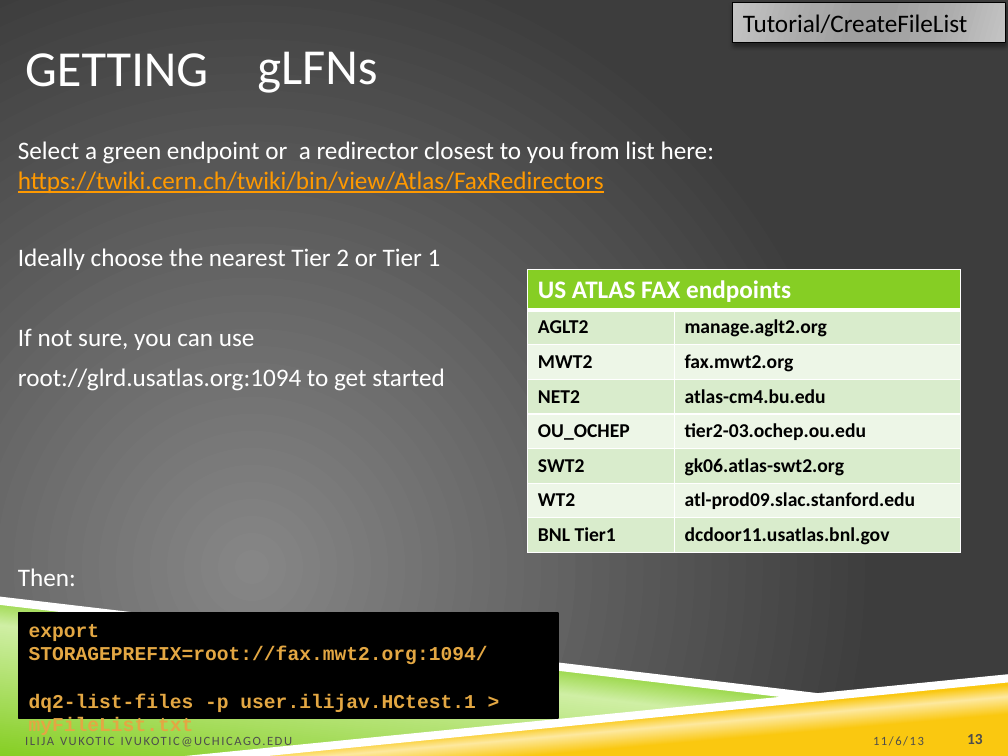
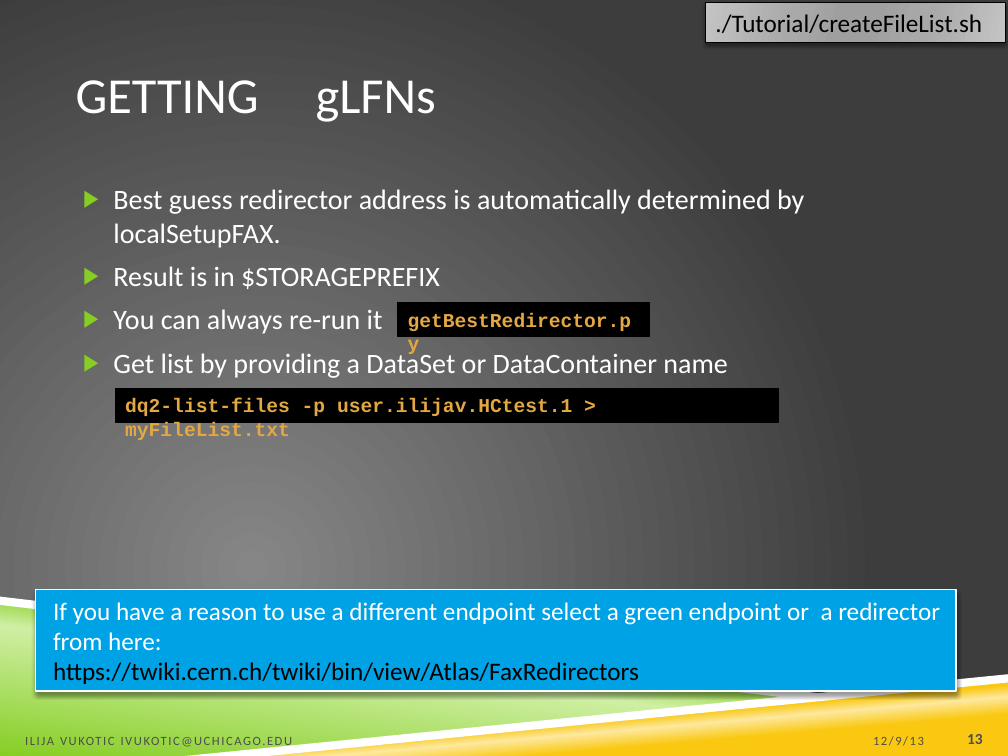
Before and after one commit to ivukotic/FAX, a slide deck: slide 13 of Tutorial/Tutorial.pptx. Drawn at 1008x756 pixels with LibreOffice and Linux fonts; fonts in the diff are those of the drawing; background and template pictures are left out. Boxes give left, top, right and bottom in pixels: in the first picture for what was removed or moved away, otherwise in the second. Text is boxed around its words. In the diff, an @@ line names an element or a change of style, - is before the commit and + after.

Commit message:
update pptx

```diff
--- a/Tutorial/Tutorial.pptx
+++ b/Tutorial/Tutorial.pptx
@@ rectangle "./Tutorial/createFileList.sh": place and size @@
-rectangle "./Tutorial/createFileList.sh" at (733, 2, 1005, 42)
+rectangle "./Tutorial/createFileList.sh" at (706, 2, 1005, 42)
@@ text in rectangle at (715, 14, 982, 33): text changed @@
-Tutorial/CreateFileList
+./Tutorial/createFileList.sh
@@ title "GETTING": place and size @@
-title "GETTING" at (25, 53, 208, 87)
+title "GETTING" at (76, 80, 259, 114)
@@ text "gLFNs": place and size @@
-text "gLFNs" at (257, 51, 377, 93)
+text "gLFNs" at (316, 80, 436, 122)
@@ text removed at (18, 141, 714, 586) @@
-Select a green endpoint or a redirector closest to you from list here: https://twiki.cern.ch/twiki/bin/view/Atlas/FaxRedirectors
-Ideally choose the nearest Tier 2 or Tier 1
-If not sure, you can use
-root://glrd.usatlas.org:1094 to get started
-Then:
@@ text added at (113, 189, 804, 378), 20 pt, text #FFFFFF @@
+▶ Best guess redirector address is automatically determined by localSetupFAX.
+▶ Result is in $STORAGEPREFIX
+▶ You can always re-run it
+▶ Get list by providing a DataSet or DataContainer name
@@ table removed at (528, 270, 961, 552), 8 rows, 2 columns @@
-US ATLAS FAX endpoints | 
-AGLT2 | manage.aglt2.org
-MWT2 | fax.mwt2.org
-NET2 | atlas-cm4.bu.edu
-OU_OCHEP | tier2-03.ochep.ou.edu
-SWT2 | gk06.atlas-swt2.org
-WT2 | atl-prod09.slac.stanford.edu
-BNL Tier1 | dcdoor11.usatlas.bnl.gov
@@ rectangle added at (398, 302, 649, 337), fill #000000, outline #000000 1 pt, 14 pt, text #E3A743, bold @@
+getBestRedirector.py
@@ rectangle "dq2-list-files -p user.ilijav.HCtest.1 > myFileList.txt": place and size @@
-rectangle "dq2-list-files -p user.ilijav.HCtest.1 > myFileList.txt" at (19, 613, 558, 718)
+rectangle "dq2-list-files -p user.ilijav.HCtest.1 > myFileList.txt" at (115, 388, 778, 422)
@@ rectangle added at (35, 590, 956, 691), fill #00A2E6, outline #FFFFFF 1.25 pt, 18 pt, text #FFFFFF @@
+If you have a reason to use a different endpoint select a green endpoint or a redirector from here:
+https://twiki.cern.ch/twiki/bin/view/Atlas/FaxRedirectors
@@ text in rectangle at (29, 624, 488, 664): paragraph removed @@
-export STORAGEPREFIX=root://fax.mwt2.org:1094/
@@ text at (873, 736, 924, 746): text changed @@
-11/6/13
+12/9/13
```
Also in this commit, not shown: 28 other slides changed.
